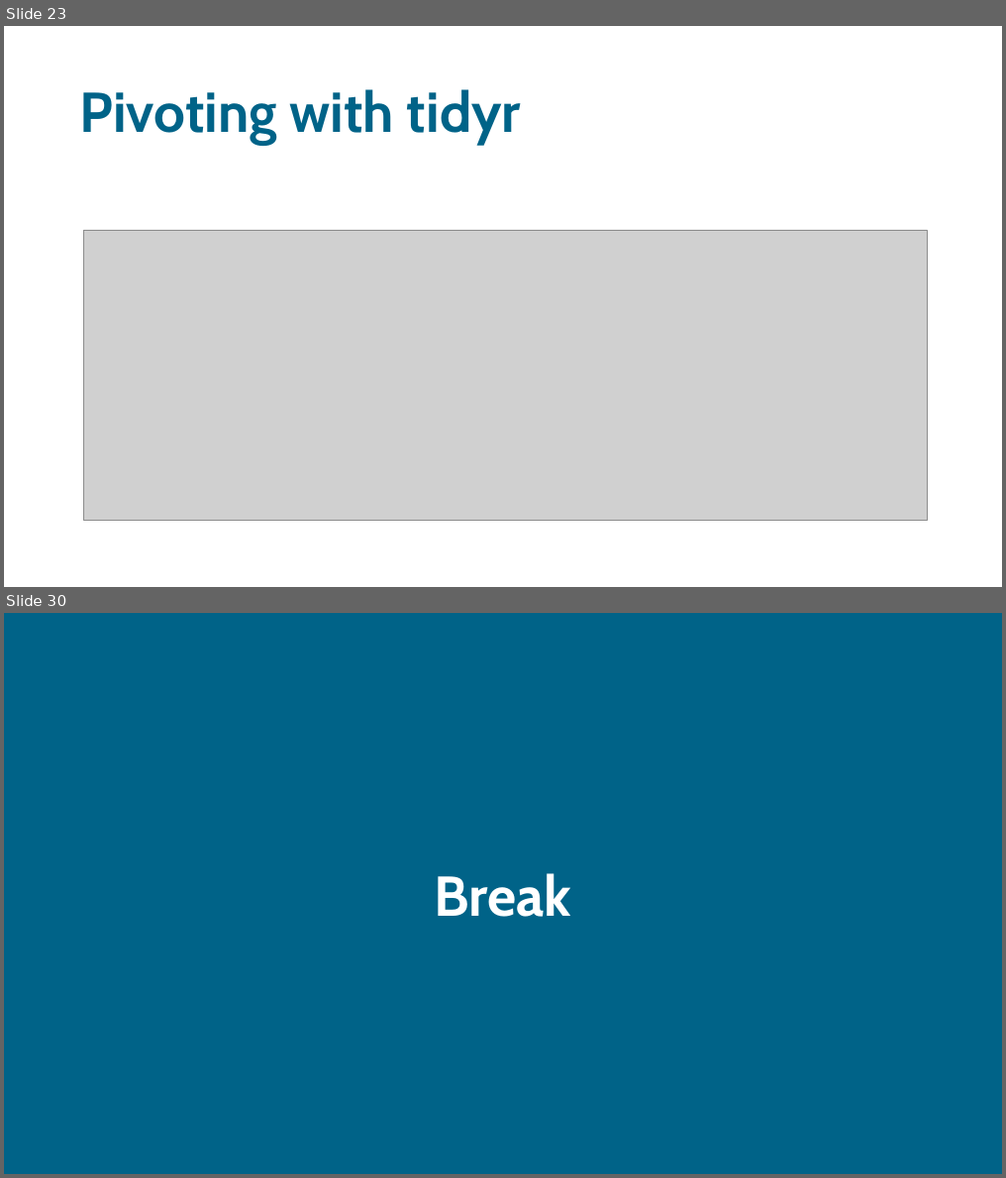
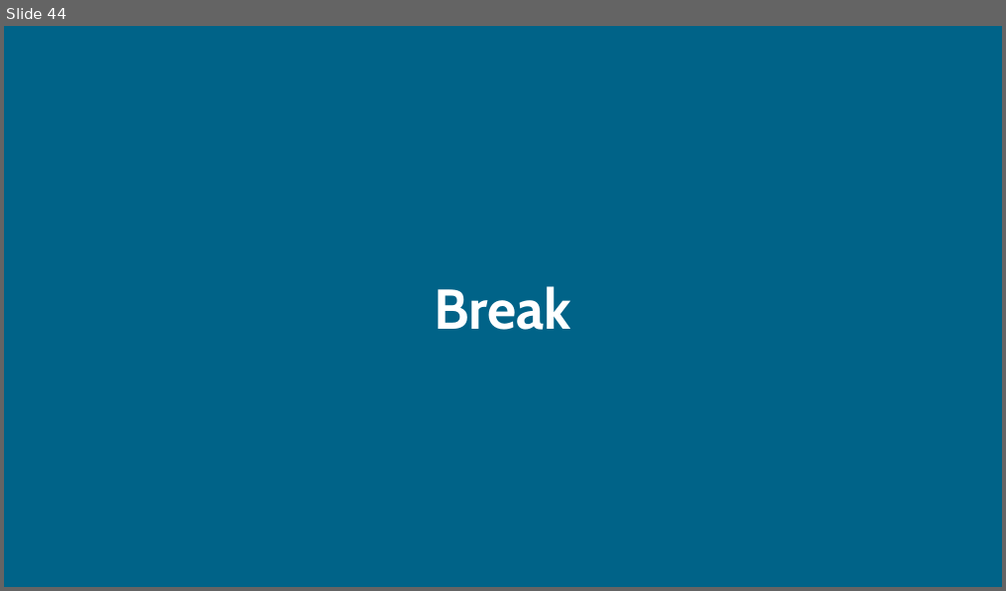
Before and after one commit to sodascience/workshop_causal_impact_assessment, a slide deck: lectures/03_synthetic_control/synthetic_control.pptx. Shown one above the other, each under a label of ours: slides 23 and 30 before the commit, slide 44 after it; the slides between them are not shown. The pictures are 1006x1178 and 1006x591 pixels, drawn with LibreOffice and Linux fonts; fonts in the diff are those of the drawing; grey boxes stand for pictures. Boxes give left, top, right and bottom in pixels: in the first picture for what was removed or moved away, otherwise in the second. Text is boxed around its words. In the diff, an @@ line names an element or a change of style, - is before the commit and + after.

```diff
--- a/lectures/03_synthetic_control/synthetic_control.pptx
+++ b/lectures/03_synthetic_control/synthetic_control.pptx
@@ slide 23 removed at (x1=4, y1=26, x2=1002, y2=587), background #FFFFFF @@
@@ title removed at (x1=80, y1=89, x2=521, y2=145) @@
-Pivoting with tidyr
@@ picture removed at (x1=84, y1=230, x2=927, y2=520) @@
@@ what was slide 30 is now slide 44 @@
```
Also in this commit, not shown: 1 slide changed, 42 slides added, 27 other slides removed, 4 other files.
